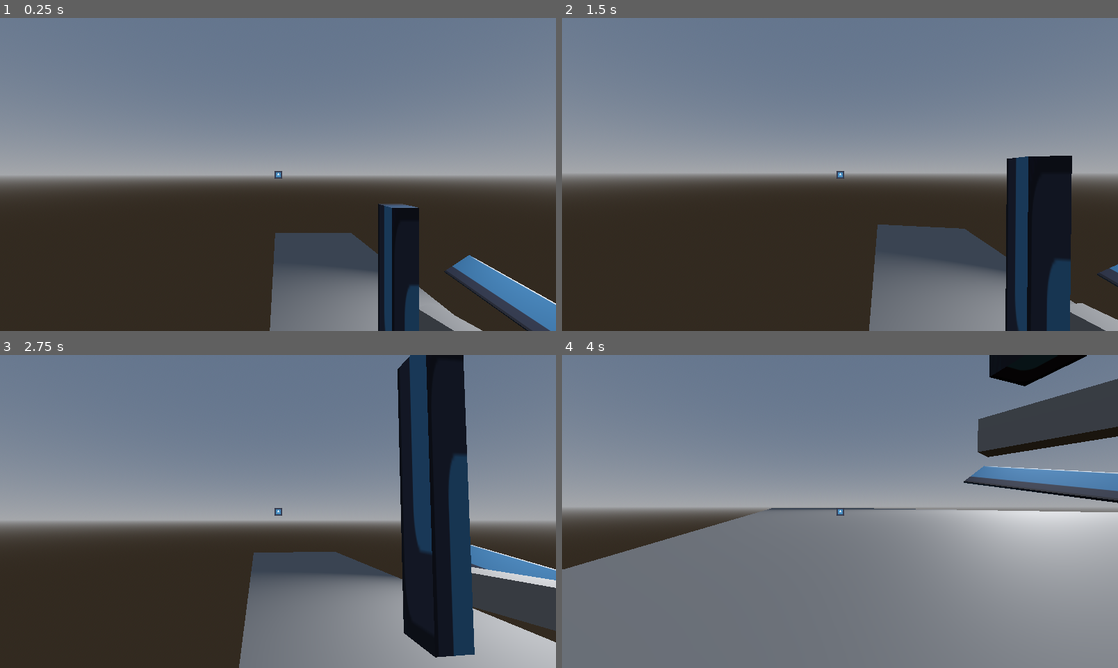
Above: before the commit, frames 1-4 (two rows, left to right).
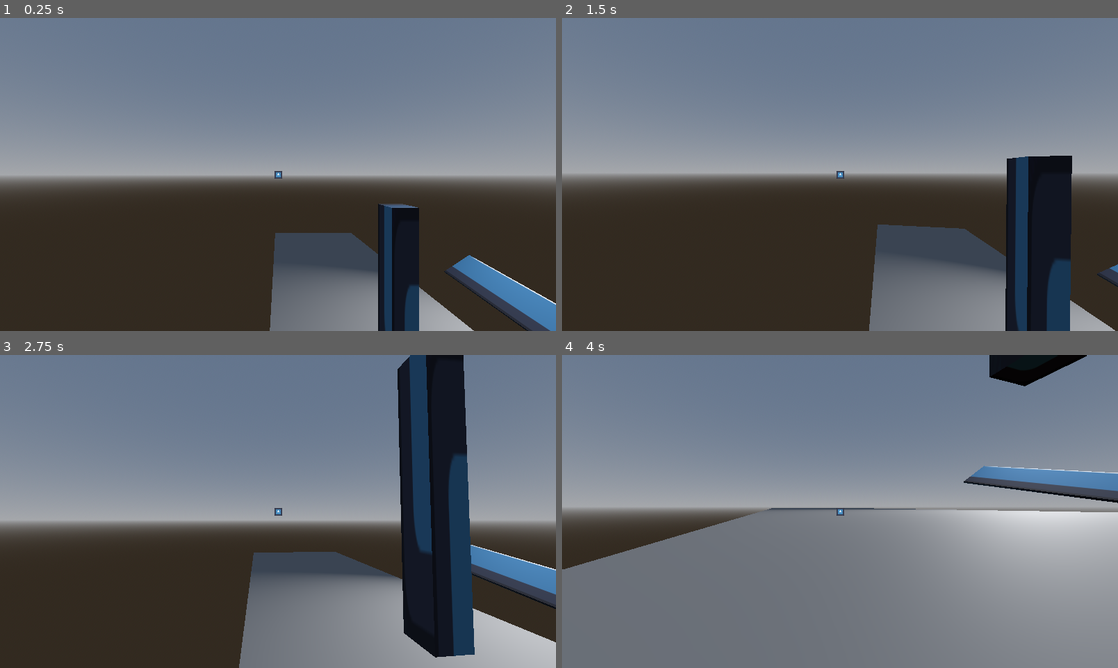
Above: after the commit, the same moments.

Repository: DanTheDan64/titan-trackers
Game: Godot game, scene res://test_scene.tscn
Same seed, same stepped clock (60 frames per second), same inputs: the game is played once before the commit and once after it. The engine's default icon, where the game draws it, is replaced by a stand-in: a white triangle on a blue panel in a dark square.
Inputs (mouse positions are in pixels of both pictures, inside the frame that each line leads up to):
- Up to frame 1 (0.25 s): no input
- Up to frame 2 (1.5 s): move the mouse to (867, 174) at 0.52 s; press the mouse at (867, 174) at 0.53 s; hold W (up) from 0.53 s (still down); tap Space (jump) at 0.77 s; move the mouse to (812, 174) at 1.27 s; release the mouse at (812, 174) at 1.28 s; click (812, 174) at 1.35 s
- Up to frame 3 (2.75 s): keep holding W (up); tap Space (jump) at 1.52 s; move the mouse to (289, 505) at 2.02 s; hold Right mouse button (shoot) from 2.03 s (still down); click (289, 505) at 2.3 s
- Up to frame 4 (4 s): keep holding W (up); move the mouse to (834, 517) at 2.77 s; release Right mouse button (shoot) at 2.78 s; tap Shift (sneak) at 2.85 s; tap Space (jump) at 3.02, 3.77 s; click (834, 517) at 3.05 s; move the mouse to (878, 514) at 3.52 s; press the mouse at (878, 514) at 3.53 s

The runs differ from the first frame. In frame 1, 0.3% of the frame differs, in the area x 75-87%, y 93-100%; in frame 2, 0.4%; in frame 3, 1.8%; in frame 4, 3.9%, in the area x 74-100%, y 7-33%.

Commit message:
GRAPPLING FINALLY WORKS AAAAAAAAAAAAAAAAAAAAAAAAAAAAAAAAAAAAAAAAAAAAAAAA

Diff:
--- a/Titan Trackers/player/grappling_controller.gd
+++ b/Titan Trackers/player/grappling_controller.gd
@@ -12,9 +12,15 @@
 func _physics_process(delta):
 	linear_velocity.y -= gravity * delta
 
-
 	var input_dir = Input.get_vector("left", "right", "up", "down")
 	var direction = (cam.transform.basis * Vector3(input_dir.x, 0, input_dir.y)).normalized()
+
+	if Input.is_action_pressed("fire_hook"):
+		$"../moving_physicsbody".velocity = linear_velocity * 1.1
+		linear_velocity = Vector3.ZERO
+		$"..".change_state("moving")
+		return
+
 
 	#boost the player forwards
 	if Input.is_action_pressed("shoot"):
--- a/Titan Trackers/player/player_master_controller.gd
+++ b/Titan Trackers/player/player_master_controller.gd
@@ -51,7 +51,7 @@
 		cc = "grappling"
 		grappling_physicsbody.process_mode = Node.PROCESS_MODE_INHERIT
 		moving_physicsbody.process_mode = Node.PROCESS_MODE_DISABLED
-		%PinJoint3D.set_node_b("player_2/grappling_physicsbody")
+		%PinJoint3D.set_node_b($"../player_2/grappling_physicsbody".get_path())
 
 		#see if variables are right
 		if \
@@ -68,7 +68,7 @@
 		cc = "moving"
 		grappling_physicsbody.process_mode = Node.PROCESS_MODE_DISABLED
 		moving_physicsbody.process_mode = Node.PROCESS_MODE_INHERIT
-		%PinJoint3D.set_node_b("extra")
+		%PinJoint3D.set_node_b($"../extra".get_path())
 
 
 #have moving_physicsbody's siblings follow it
--- a/Titan Trackers/test_scene.tscn
+++ b/Titan Trackers/test_scene.tscn
@@ -138,7 +138,7 @@
 mesh = SubResource("BoxMesh_fqadi")
 
 [node name="StaticBody3D6" type="StaticBody3D" parent="terrain"]
-transform = Transform3D(9.80102, 0, 28.84, 0, 10.534, 0, -3.86072, 0, 73.2146, 28.1435, 25.9674, -4.0442)
+transform = Transform3D(9.80102, 0, 28.84, 0, 10.534, 0, -3.86072, 0, 73.2146, -16.8565, 193.967, -4.0442)
 collision_mask = 0
 metadata/_edit_group_ = true
 
